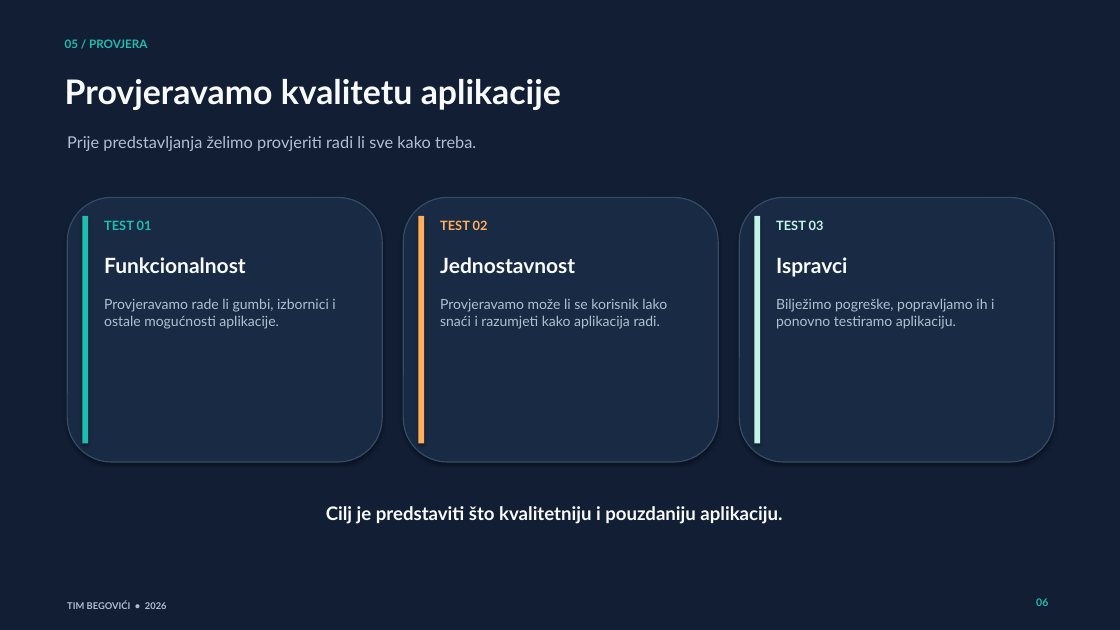
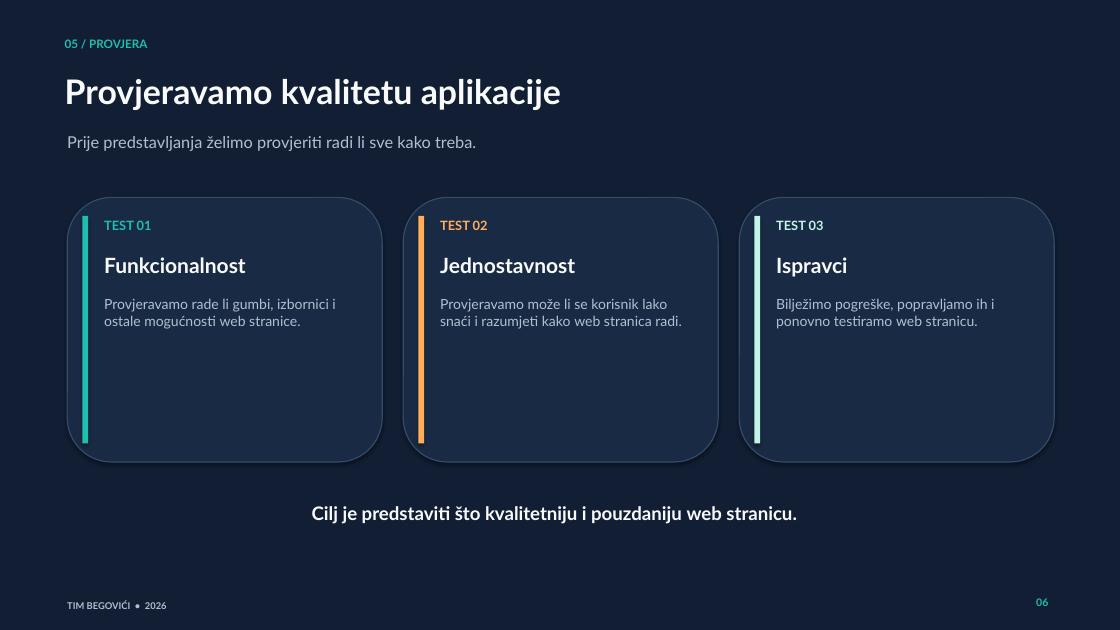
Before and after one commit to Lovro-Klaric239/Mikroprojekt, a slide deck: slide 6 of Tim_Begovici_prezentacija.pptx. Drawn at 1120x630 pixels with LibreOffice and Linux fonts; fonts in the diff are those of the drawing. Boxes give left, top, right and bottom in pixels: in the first picture for what was removed or moved away, otherwise in the second. Text is boxed around its words. In the diff, an @@ line names an element or a change of style, - is before the commit and + after.

```diff
--- a/Tim_Begovici_prezentacija.pptx
+++ b/Tim_Begovici_prezentacija.pptx
@@ text at [104, 298, 335, 329]: text changed @@
-Provjeravamo rade li gumbi, izbornici i ostale mogućnosti aplikacije.
+Provjeravamo rade li gumbi, izbornici i ostale mogućnosti web stranice.
@@ text at [440, 298, 681, 329]: text changed @@
-Provjeravamo može li se korisnik lako snaći i razumjeti kako aplikacija radi.
+Provjeravamo može li se korisnik lako snaći i razumjeti kako web stranica radi.
@@ text at [776, 298, 994, 329]: text changed @@
-Bilježimo pogreške, popravljamo ih i ponovno testiramo aplikaciju.
+Bilježimo pogreške, popravljamo ih i ponovno testiramo web stranicu.
@@ text at [312, 506, 797, 524]: text changed @@
-Cilj je predstaviti što kvalitetniju i pouzdaniju aplikaciju.
+Cilj je predstaviti što kvalitetniju i pouzdaniju web stranicu.
```
Also in this commit, not shown: 2 other slides changed.
